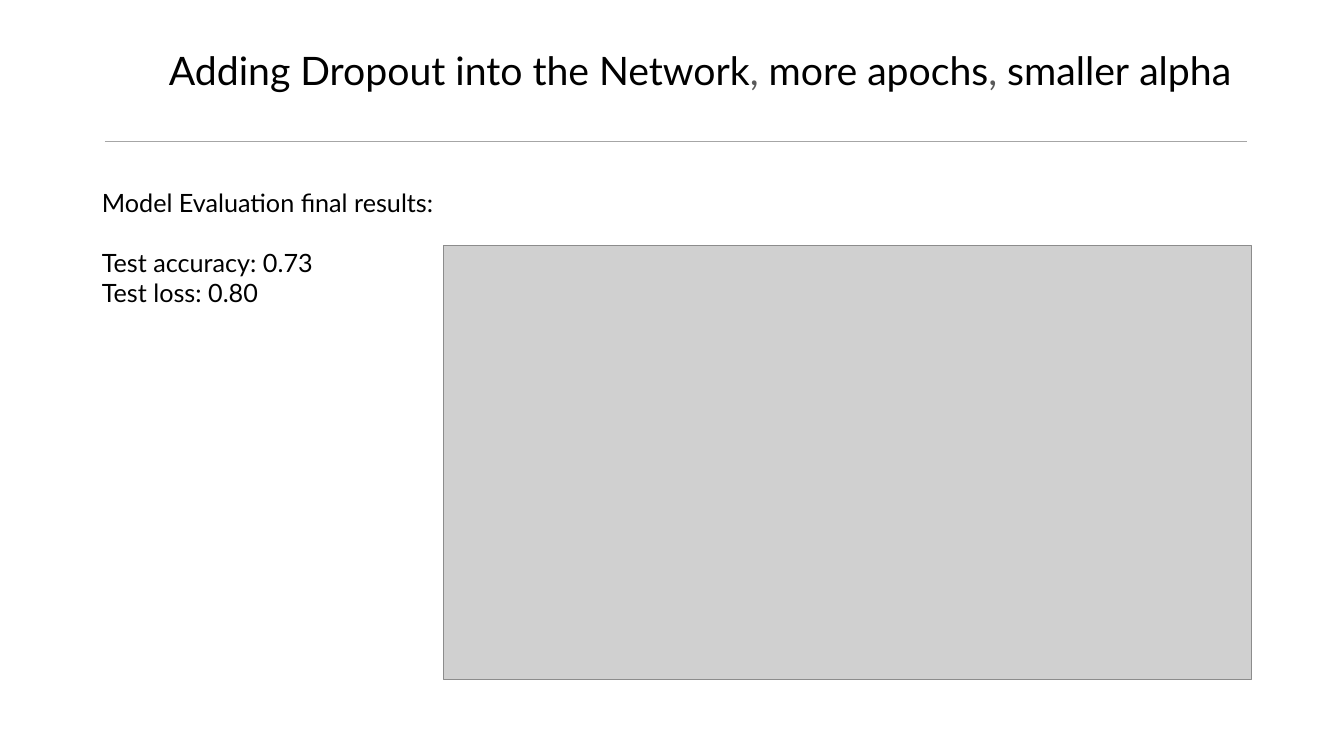
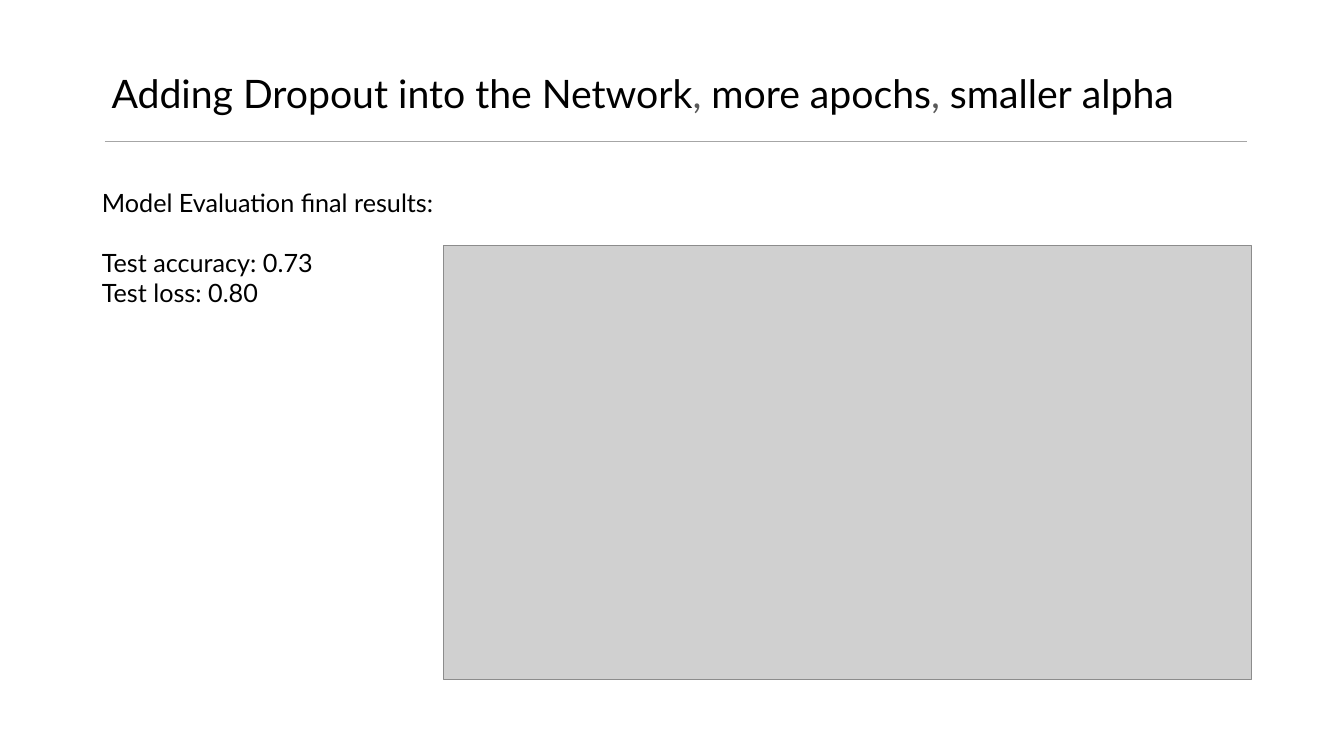
Before and after one commit to giannoulaki/Springboard, a slide deck: slide 20 of Capstone_Project_2/Capstone_Project_2.pptx (slide 19 before the commit). Drawn at 1344x756 pixels with LibreOffice and Linux fonts; fonts in the diff are those of the drawing; grey boxes stand for pictures. Boxes give left, top, right and bottom in pixels: in the first picture for what was removed or moved away, otherwise in the second. Text is boxed around its words. In the diff, an @@ line names an element or a change of style, - is before the commit and + after.

```diff
--- a/Capstone_Project_2/Capstone_Project_2.pptx
+++ b/Capstone_Project_2/Capstone_Project_2.pptx
@@ title "Adding Dropout into the Network, ...": place and size @@
-title "Adding Dropout into the Network, ..." at box(169, 56, 1231, 92)
+title "Adding Dropout into the Network, ..." at box(112, 79, 1174, 115)
```
Also in this commit, not shown: 3 other slides changed, 2 slides added, 2 other files.
